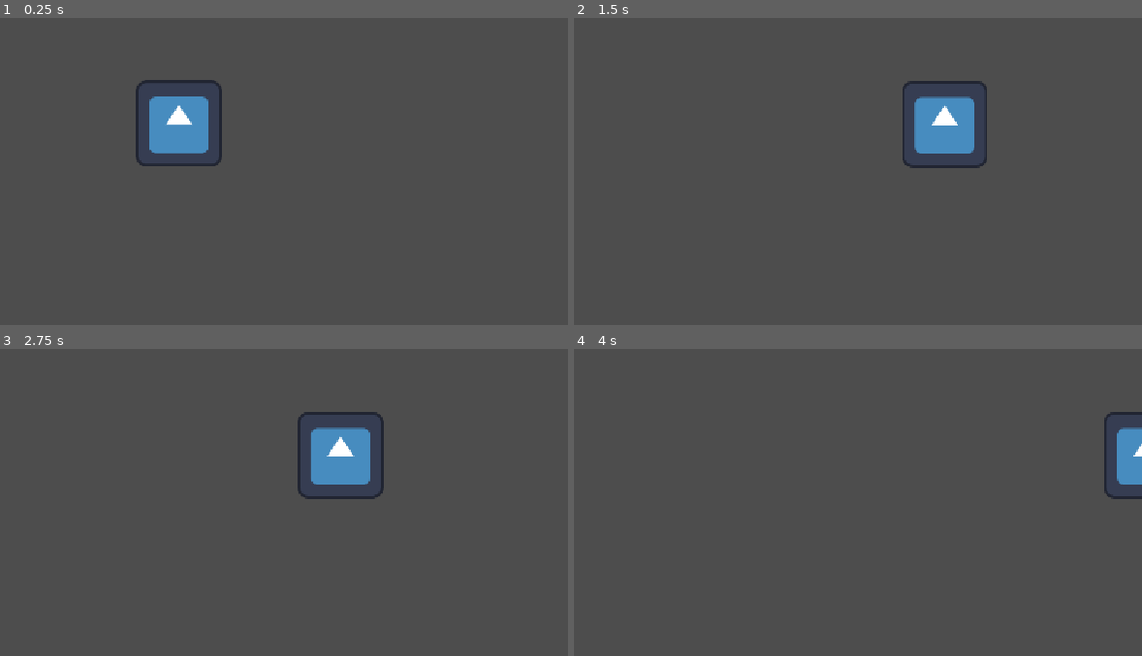
Above: before the commit, frames 1-4 (two rows, left to right).
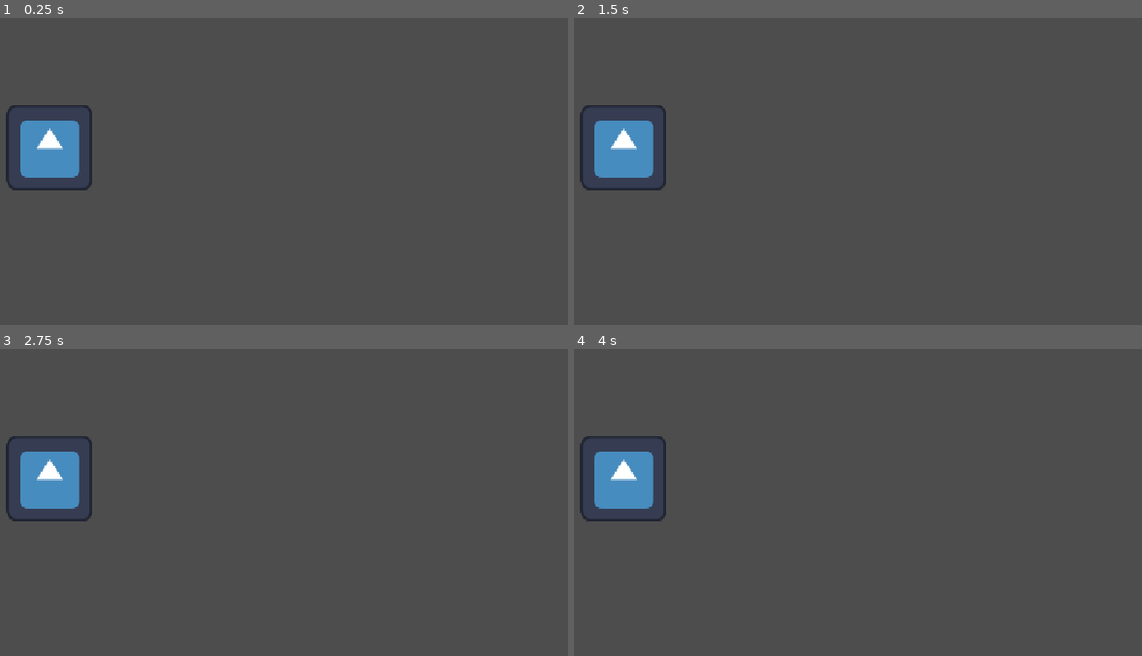
Above: after the commit, the same moments.

Repository: Juno-Joseph/nyc-game-jam
Game: Godot game, scene res://Scenes/Levels/Level_1/Level_1.tscn
The game is run twice, just before and just after one commit, with the same random seed, the same clock (stepped at 60 frames per second) and the same inputs. The engine's default icon, where the game draws it, is replaced by a stand-in: a white triangle on a blue panel in a dark square.
Inputs:
- Up to frame 1 (0.25 s): no input
- Up to frame 2 (1.5 s): tap Enter (ui_accept) at 0.5, 0.77 s; hold Right (ui_right) from 0.53 s (still down)
- Up to frame 3 (2.75 s): tap Enter (ui_accept) at 1.52 s; release Right (ui_right) at 2.03 s; hold Left (ui_left) from 2.03 s (still down)
- Up to frame 4 (4 s): release Left (ui_left) at 2.78 s; hold Right (ui_right) from 2.78 s (still down); tap Enter (ui_accept) at 3.02, 3.77 s

The runs differ from the first frame. In frame 1, 5.0% of the frame differs, in the area x 1-40%, y 20-57%; in frame 2, 4.9%; in frame 3, 5.0%; in frame 4, 3.6%.

Commit message:
Level blockout

Diff:
--- a/Scenes/Levels/Level_1/Level_1.tscn
+++ b/Scenes/Levels/Level_1/Level_1.tscn
@@ -3,17 +3,99 @@
 [ext_resource type="PackedScene" uid="uid://d1rlfasa8k7n4" path="res://Scenes/Player/Running/Running_Player.tscn" id="1_ikxv6"]
 
 [sub_resource type="RectangleShape2D" id="RectangleShape2D_04v0w"]
-size = Vector2(1166.75, 49.5)
+size = Vector2(1024, 381.25)
+
+[sub_resource type="RectangleShape2D" id="RectangleShape2D_6ulju"]
+size = Vector2(384, 128)
+
+[sub_resource type="RectangleShape2D" id="RectangleShape2D_ugah3"]
+size = Vector2(3520, 384)
+
+[sub_resource type="RectangleShape2D" id="RectangleShape2D_xvcej"]
+size = Vector2(2144, 256)
+
+[sub_resource type="RectangleShape2D" id="RectangleShape2D_qyf6r"]
+size = Vector2(512, 64)
+
+[sub_resource type="RectangleShape2D" id="RectangleShape2D_33s1b"]
+size = Vector2(352, 128)
+
+[sub_resource type="RectangleShape2D" id="RectangleShape2D_luanv"]
+size = Vector2(1664, 640)
+
+[sub_resource type="RectangleShape2D" id="RectangleShape2D_vl7hh"]
+size = Vector2(512, 64)
+
+[sub_resource type="RectangleShape2D" id="RectangleShape2D_l3epk"]
+size = Vector2(768, 64)
+
+[sub_resource type="RectangleShape2D" id="RectangleShape2D_b4ibg"]
+size = Vector2(128, 512)
+
+[sub_resource type="RectangleShape2D" id="RectangleShape2D_n1232"]
+size = Vector2(512, 64)
+
+[sub_resource type="RectangleShape2D" id="RectangleShape2D_gali6"]
+size = Vector2(546.5, 256)
 
 [node name="Level_1" type="Node2D" unique_id=296091239]
 
 [node name="CharacterBody2D" parent="." unique_id=1661859348 instance=ExtResource("1_ikxv6")]
+position = Vector2(1152, -320)
 
-[node name="Camera2D" type="Camera2D" parent="." unique_id=918890273]
+[node name="Camera2D" type="Camera2D" parent="CharacterBody2D" unique_id=918890273]
+position = Vector2(192, -64)
 
-[node name="StaticBody2D" type="StaticBody2D" parent="." unique_id=683024870]
-position = Vector2(295, 139)
+[node name="Level Geomeroy" type="StaticBody2D" parent="." unique_id=683024870]
 
-[node name="CollisionShape2D" type="CollisionShape2D" parent="StaticBody2D" unique_id=430457984]
-position = Vector2(-290.375, -20.75)
+[node name="CollisionShape2D" type="CollisionShape2D" parent="Level Geomeroy" unique_id=430457984]
+position = Vector2(1280, -64)
 shape = SubResource("RectangleShape2D_04v0w")
+debug_color = Color(0, 0.6, 0.69803923, 1)
+
+[node name="CollisionShape2D2" type="CollisionShape2D" parent="Level Geomeroy" unique_id=1447107517]
+position = Vector2(5056, -576)
+shape = SubResource("RectangleShape2D_6ulju")
+
+[node name="CollisionShape2D3" type="CollisionShape2D" parent="Level Geomeroy" unique_id=252041743]
+position = Vector2(3808, -64)
+shape = SubResource("RectangleShape2D_ugah3")
+
+[node name="CollisionShape2D4" type="CollisionShape2D" parent="Level Geomeroy" unique_id=66461650]
+position = Vector2(4496, -384)
+shape = SubResource("RectangleShape2D_xvcej")
+
+[node name="CollisionShape2D5" type="CollisionShape2D" parent="Level Geomeroy" unique_id=2118287262]
+position = Vector2(2944, -416)
+shape = SubResource("RectangleShape2D_qyf6r")
+
+[node name="CollisionShape2D6" type="CollisionShape2D" parent="Level Geomeroy" unique_id=84498174]
+position = Vector2(4048, -576)
+shape = SubResource("RectangleShape2D_33s1b")
+
+[node name="CollisionShape2D7" type="CollisionShape2D" parent="Level Geomeroy" unique_id=1894341083]
+position = Vector2(8832, -192)
+shape = SubResource("RectangleShape2D_luanv")
+
+[node name="CollisionShape2D8" type="CollisionShape2D" parent="Level Geomeroy" unique_id=2101259549]
+position = Vector2(6016, -544)
+shape = SubResource("RectangleShape2D_vl7hh")
+
+[node name="CollisionShape2D9" type="CollisionShape2D" parent="Level Geomeroy" unique_id=803220230]
+position = Vector2(6784, -672)
+shape = SubResource("RectangleShape2D_l3epk")
+
+[node name="CollisionShape2D10" type="CollisionShape2D" parent="Level Geomeroy" unique_id=2054127436]
+position = Vector2(832, -512)
+shape = SubResource("RectangleShape2D_b4ibg")
+
+[node name="CollisionShape2D11" type="CollisionShape2D" parent="Level Geomeroy" unique_id=1730166175]
+position = Vector2(7552, -544)
+shape = SubResource("RectangleShape2D_n1232")
+
+[node name="Goal subway" type="StaticBody2D" parent="." unique_id=594618534]
+
+[node name="CollisionShape2D" type="CollisionShape2D" parent="Goal subway" unique_id=1864881219]
+position = Vector2(9070.75, -640)
+shape = SubResource("RectangleShape2D_gali6")
+debug_color = Color(0.19193587, 0.6415285, 0, 1)
